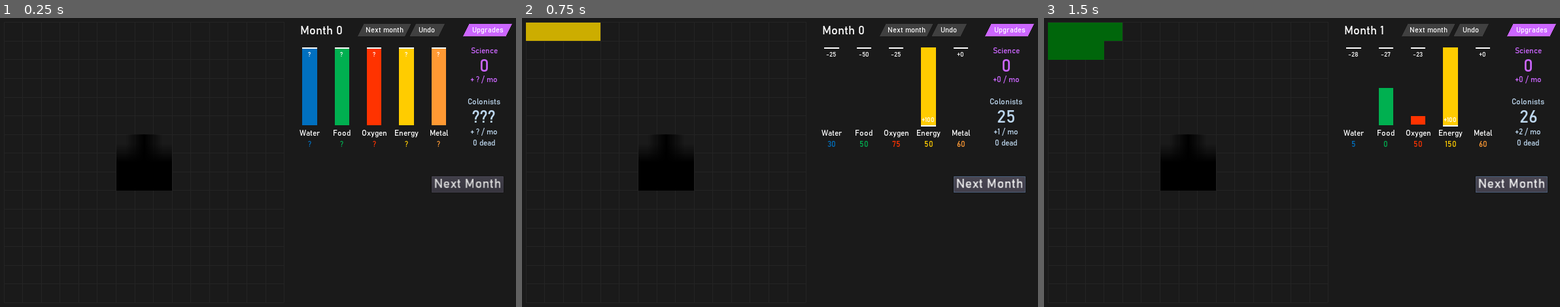
Above: before the commit, frames 1-3 (left to right).
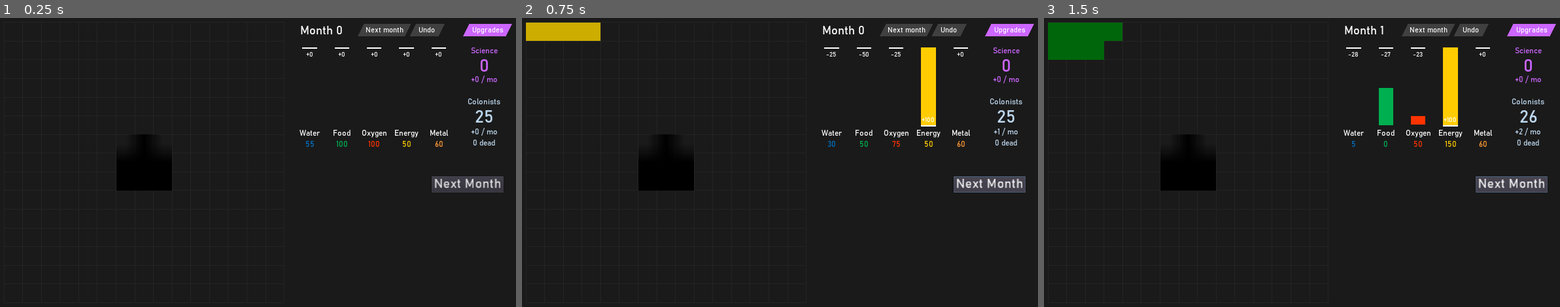
Above: after the commit, the same moments.

Repository: sirknightj/CEV-1
Game: Godot game, scene res://scenes/MainGameScene.tscn
The game is run twice, just before and just after one commit, with the same random seed, the same clock (stepped at 60 frames per second) and the same inputs.
Inputs:
- Up to frame 1 (0.25 s): no input
- Up to frame 2 (0.75 s): click "Next Month" at 0.5 s
- Up to frame 3 (1.5 s): click "Next Month" at 1.25 s

The runs differ from the first frame. In frame 1, 4.0% of the frame differs, in the area x 58-96%, y 10-45%; in frame 2, nothing differs; in frame 3, nothing differs.

Commit message:
Initialize graph on turn 0

Diff:
--- a/source/scripts/MainGameScene.gd
+++ b/source/scripts/MainGameScene.gd
@@ -18,6 +18,7 @@
 	sidebar = get_node("UILayer/Sidebar")
 	graph = get_node("UILayer/Sidebar/Graph")
 	get_tree().connect("node_added", self, "_on_SceneTree_node_added")
+	update_stats()
 
 """
 	Update visualizations
